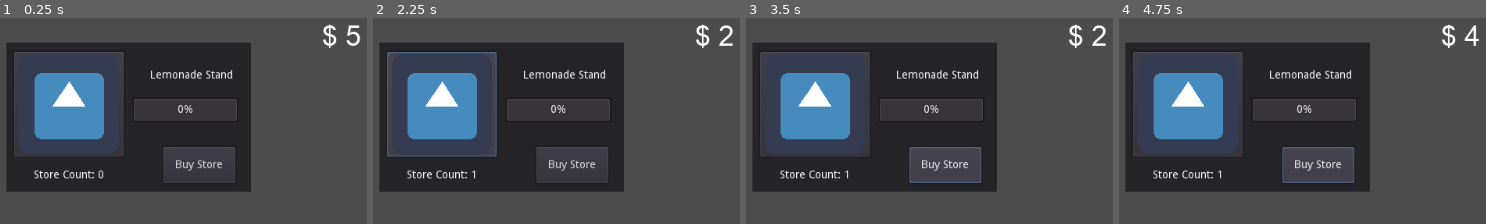
Above: before the commit, frames 1-4 (left to right).
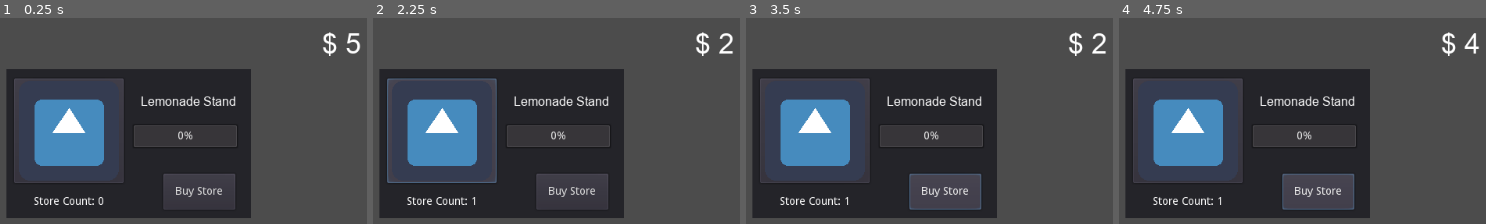
Above: after the commit, the same moments.

Repository: shawn220a/GodotIdleTycoon
Game: Godot game, scene res://store.tscn
The game is run twice, just before and just after one commit, with the same random seed, the same clock (stepped at 60 frames per second) and the same inputs. The engine's default icon, where the game draws it, is replaced by a stand-in: a white triangle on a blue panel in a dark square.
Inputs (mouse positions are in pixels of both pictures, inside the frame that each line leads up to; where the layout moved, square brackets give the same spot in the first picture):
- Up to frame 1 (0.25 s): no input
- Up to frame 2 (2.25 s): click (442, 129) [442, 104] at 0.5 s; click "Buy Store" at 1.25 s; click (442, 129) [442, 104] at 2 s
- Up to frame 3 (3.5 s): click "Buy Store" at 2.75 s
- Up to frame 4 (4.75 s): click (1188, 129) [1188, 104] at 3.5 s; click "Buy Store" at 4.25 s

The runs differ from the first frame. In frame 1, 27% of the frame differs, in the area x 1-99%, y 2-98%; in frame 2, 28%; in frame 3, 28%; in frame 4, 28%.

Commit message:
Update font for lemonade stand

Diff:
--- a/store.tscn
+++ b/store.tscn
@@ -8,11 +8,14 @@
 size = 36
 font_data = ExtResource( 3 )
 
+[sub_resource type="DynamicFont" id=2]
+font_data = ExtResource( 3 )
+
 [node name="Panel" type="Panel"]
-margin_left = 21.0
-margin_top = 38.0
-margin_right = 334.0
-margin_bottom = 229.0
+margin_left = 20.5
+margin_top = 71.5
+margin_right = 333.5
+margin_bottom = 262.5
 script = ExtResource( 1 )
 __meta__ = {
 "_edit_use_anchors_": false
@@ -21,10 +24,10 @@
 [node name="MoneyLabel" type="Label" parent="."]
 anchor_left = 0.5
 anchor_right = 0.5
-margin_left = 195.5
-margin_top = -29.0
-margin_right = 349.5
-margin_bottom = 2.0
+margin_left = 195.0
+margin_top = -52.5
+margin_right = 349.0
+margin_bottom = -11.5
 custom_fonts/font = SubResource( 1 )
 text = "[Money]"
 align = 1
@@ -35,10 +38,11 @@
 [node name="LemonadeStandLabel" type="Label" parent="."]
 anchor_left = 0.5
 anchor_right = 0.5
-margin_left = 16.5
-margin_top = 25.0
-margin_right = 144.5
-margin_bottom = 59.0
+margin_left = 12.5
+margin_top = 24.5
+margin_right = 140.5
+margin_bottom = 58.5
+custom_fonts/font = SubResource( 2 )
 text = "Lemonade Stand"
 align = 1
 valign = 1
Not shown: 1 places in store.tscn that only renumber resources
